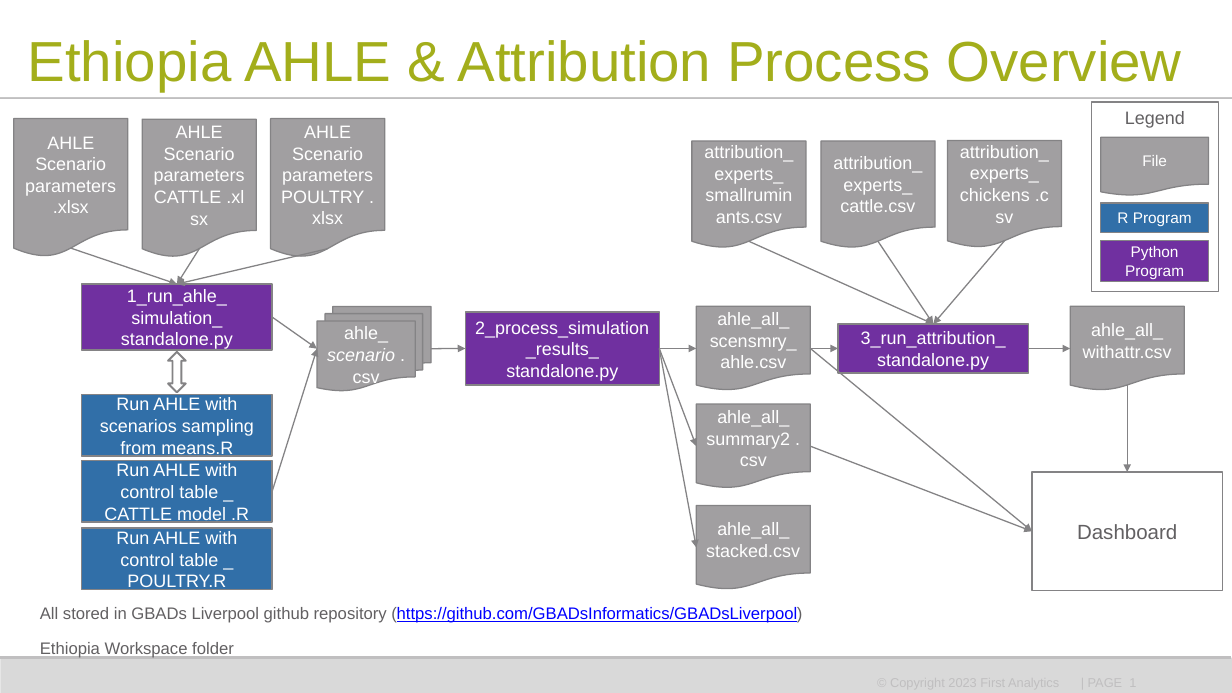
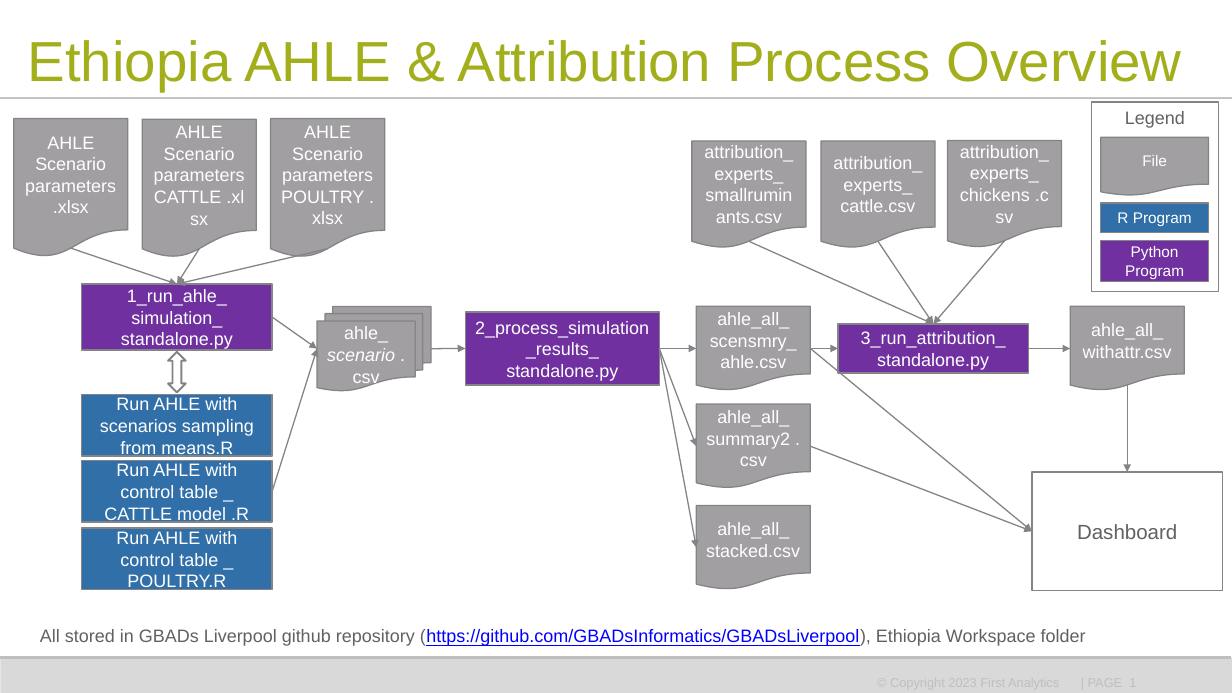
Before and after one commit to vetlee2/GBADsLiverpool_ly, a slide deck: slide 1 of Ethiopia Workspace/Documentation/GBADs Ethiopia AHLE and attribution code overview.pptx. Drawn at 1232x693 pixels with LibreOffice and Linux fonts; fonts in the diff are those of the drawing; background and template pictures are left out. Boxes give left, top, right and bottom in pixels: in the first picture for what was removed or moved away, otherwise in the second. Text is boxed around its words. In the diff, an @@ line names an element or a change of style, - is before the commit and + after.

```diff
--- a/Ethiopia Workspace/Documentation/GBADs Ethiopia AHLE and attribution code overview.pptx
+++ b/Ethiopia Workspace/Documentation/GBADs Ethiopia AHLE and attribution code overview.pptx
@@ text at box(40, 629, 1086, 646): text changed; size 12.9 to 14 pt @@
-All stored in GBADs Liverpool github repository (https://github.com/GBADsInformatics/GBADsLiverpool)
-Ethiopia Workspace folder
+All stored in GBADs Liverpool github repository (https://github.com/GBADsInformatics/GBADsLiverpool), Ethiopia Workspace folder
```
Also in this commit, not shown: 4 slides added.
